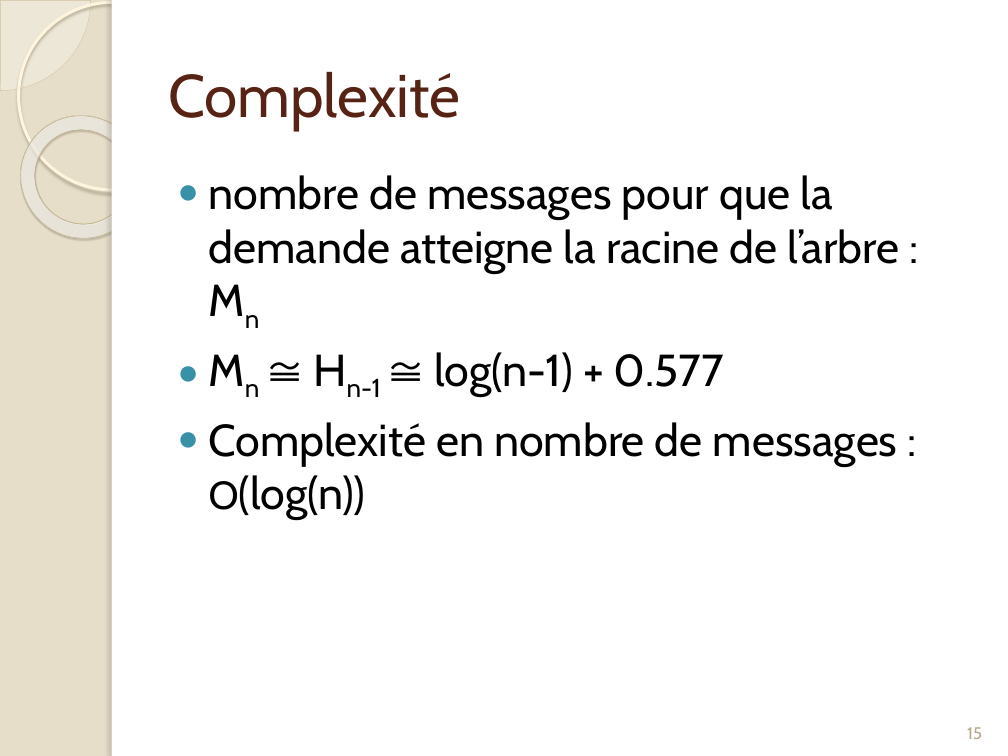
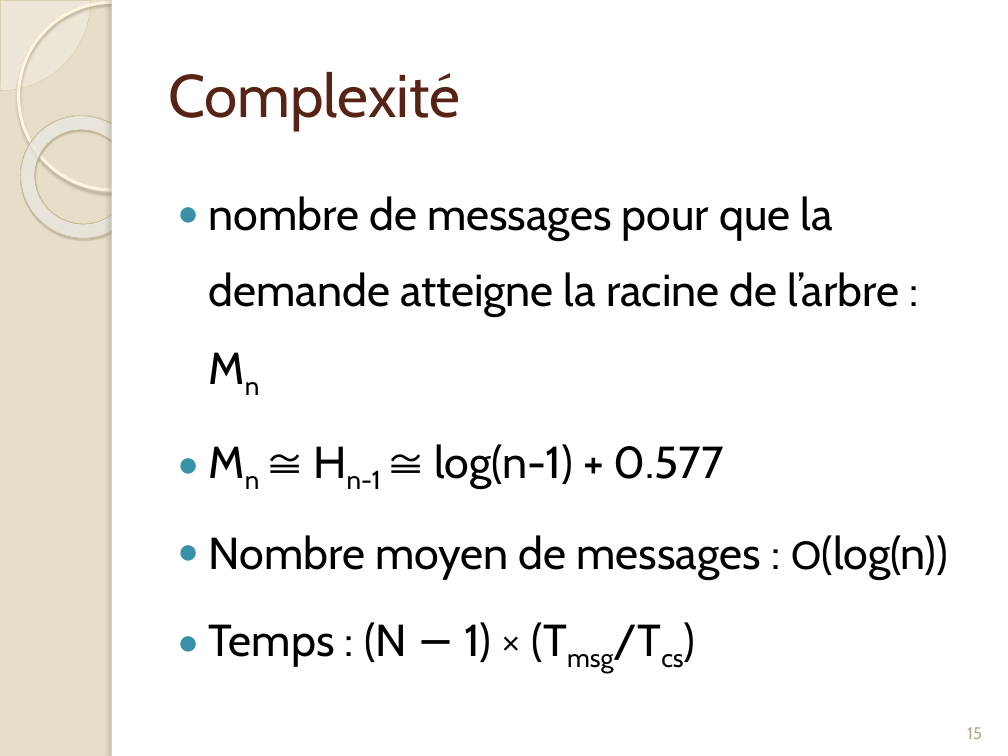
Before and after one commit to Origraena/moca, a slide deck: slide 16 of fmin212/Presentation/presAlgoDist.pptx. Drawn at 1008x756 pixels with LibreOffice and Linux fonts; fonts in the diff are those of the drawing. Boxes give left, top, right and bottom in pixels: in the first picture for what was removed or moved away, otherwise in the second. Text is boxed around its words. In the diff, an @@ line names an element or a change of style, - is before the commit and + after.

```diff
--- a/fmin212/Presentation/presAlgoDist.pptx
+++ b/fmin212/Presentation/presAlgoDist.pptx
@@ text at (209, 196, 899, 489): line spacing 1 to 1.4 @@
@@ text at (209, 535, 948, 666): text changed @@
-● Complexité en nombre de messages : O(log(n))
+● Nombre moyen de messages : O(log(n))
+● Temps : (N − 1) × (Tmsg/Tcs)
```
Also in this commit, not shown: 16 other slides changed, 11 slides added, 2 other files.
